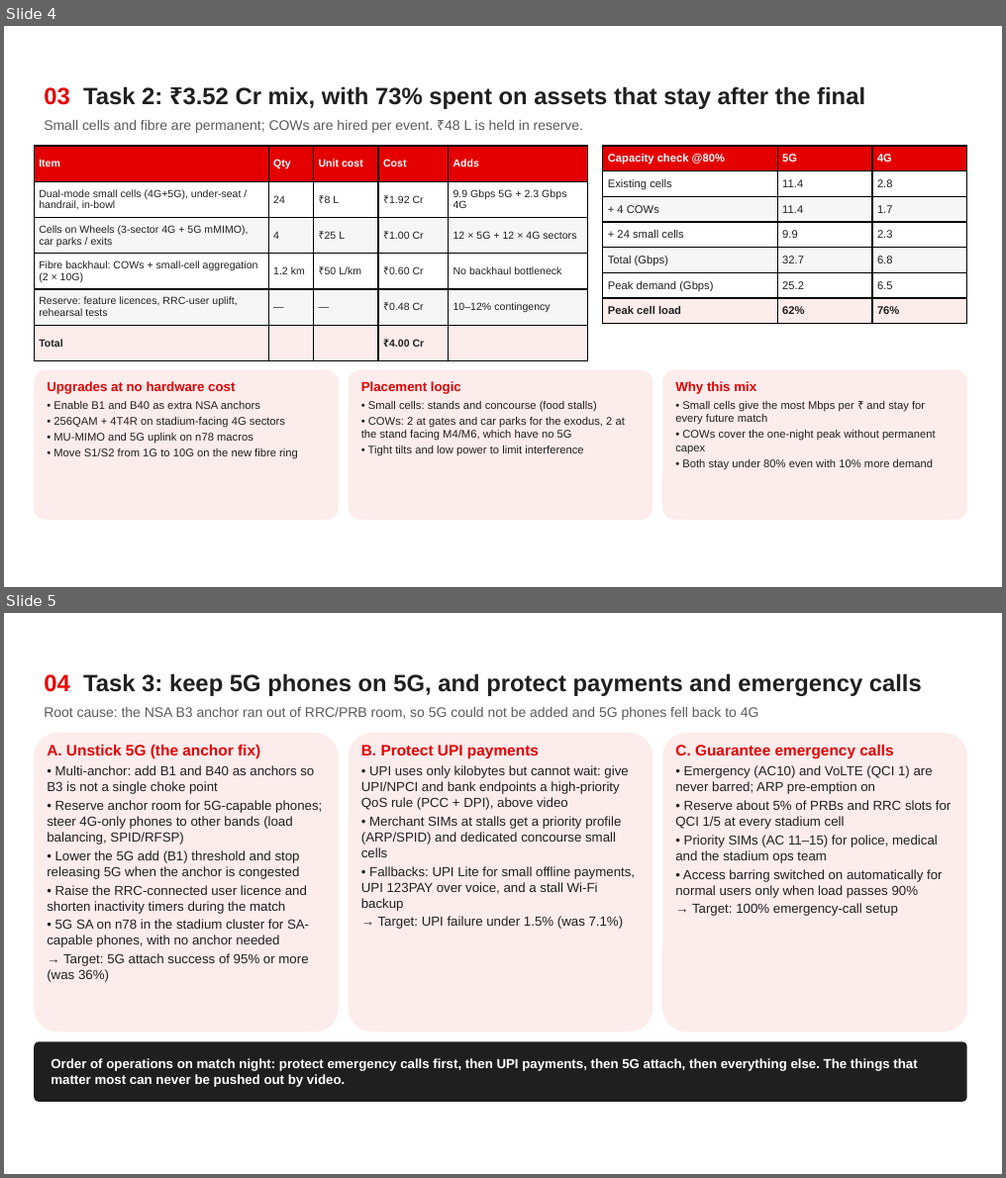
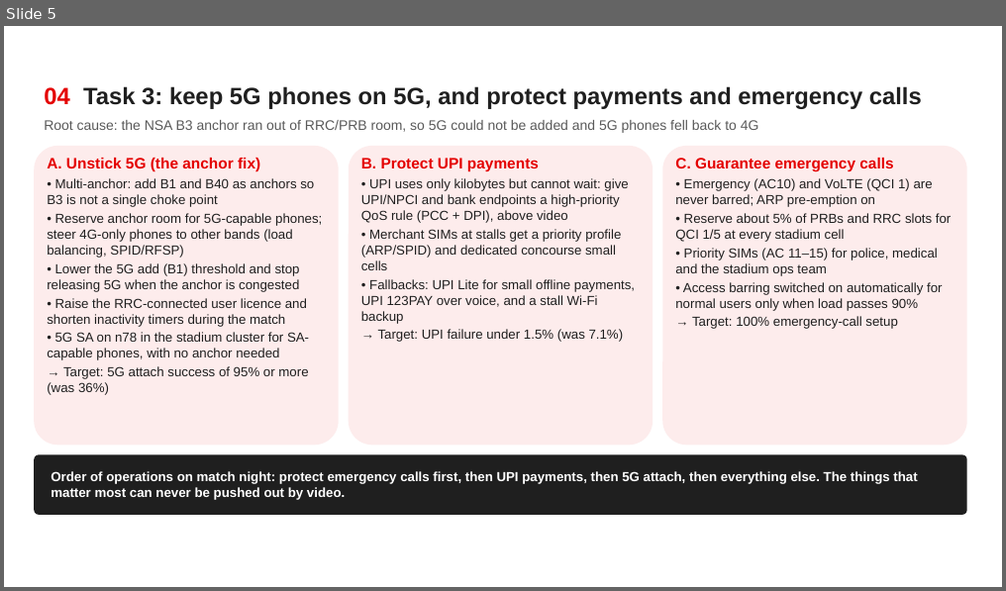
Before and after one commit to ShreyaNarasimhaKamath/Airtel_Synq_Hackathon-, a slide deck: Airtel_Sync_Stadium_Surge.pptx. Shown one above the other, each under a label of ours: slides 4 and 5 before the commit, slide 5 after it. The pictures are 1006x1178 and 1006x591 pixels, drawn with LibreOffice and Linux fonts; fonts in the diff are those of the drawing; background and template pictures are left out. Boxes give left, top, right and bottom in pixels: in the first picture for what was removed or moved away, otherwise in the second. Text is boxed around its words. In the diff, an @@ line names an element or a change of style, - is before the commit and + after.

```diff
--- a/Airtel_Sync_Stadium_Surge.pptx
+++ b/Airtel_Sync_Stadium_Surge.pptx
@@ slide 4 removed at [4, 26, 1002, 587], background picture (left out) @@
@@ text removed at [44, 86, 865, 109] @@
-03 Task 2: ₹3.52 Cr mix, with 73% spent on assets that stay after the final
@@ text removed at [44, 120, 583, 133] @@
-Small cells and fibre are permanent; COWs are hired per event. ₹48 L is held in reserve.
@@ table removed at [34, 146, 588, 362], 6 rows, 5 columns @@
-Item | Qty | Unit cost | Cost | Adds
-Dual-mode small cells (4G+5G), under-seat / handrail, in-bowl | 24 | ₹8 L | ₹1.92 Cr | 9.9 Gbps 5G + 2.3 Gbps 4G
-Cells on Wheels (3-sector 4G + 5G mMIMO), car parks / exits | 4 | ₹25 L | ₹1.00 Cr | 12 × 5G + 12 × 4G sectors
-Fibre backhaul: COWs + small-cell aggregation (2 × 10G) | 1.2 km | ₹50 L/km | ₹0.60 Cr | No backhaul bottleneck
-Reserve: feature licences, RRC-user uplift, rehearsal tests | — | — | ₹0.48 Cr | 10–12% contingency
-Total |  |  | ₹4.00 Cr | 
@@ table removed at [603, 146, 967, 323], 7 rows, 3 columns @@
-Capacity check @80% | 5G | 4G
-Existing cells | 11.4 | 2.8
-+ 4 COWs | 11.4 | 1.7
-+ 24 small cells | 9.9 | 2.3
-Total (Gbps) | 32.7 | 6.8
-Peak demand (Gbps) | 25.2 | 6.5
-Peak cell load | 62% | 76%
@@ rounded rectangle removed at [34, 371, 339, 520] @@
@@ text removed at [47, 381, 298, 460] @@
-Upgrades at no hardware cost
-• Enable B1 and B40 as extra NSA anchors
-• 256QAM + 4T4R on stadium-facing 4G sectors
-• MU-MIMO and 5G uplink on n78 macros
-• Move S1/S2 from 1G to 10G on the new fibre ring
@@ rounded rectangle removed at [349, 371, 652, 520] @@
@@ text removed at [361, 381, 625, 457] @@
-Placement logic
-• Small cells: stands and concourse (food stalls)
-• COWs: 2 at gates and car parks for the exodus, 2 at the stand facing M4/M6, which have no 5G
-• Tight tilts and low power to limit interference
@@ rounded rectangle removed at [662, 371, 967, 520] @@
@@ text removed at [675, 381, 936, 470] @@
-Why this mix
-• Small cells give the most Mbps per ₹ and stay for every future match
-• COWs cover the one-night peak without permanent capex
-• Both stay under 80% even with 10% more demand
```
Also in this commit, not shown: 2 slides changed, 1 slide added, 4 other files.
